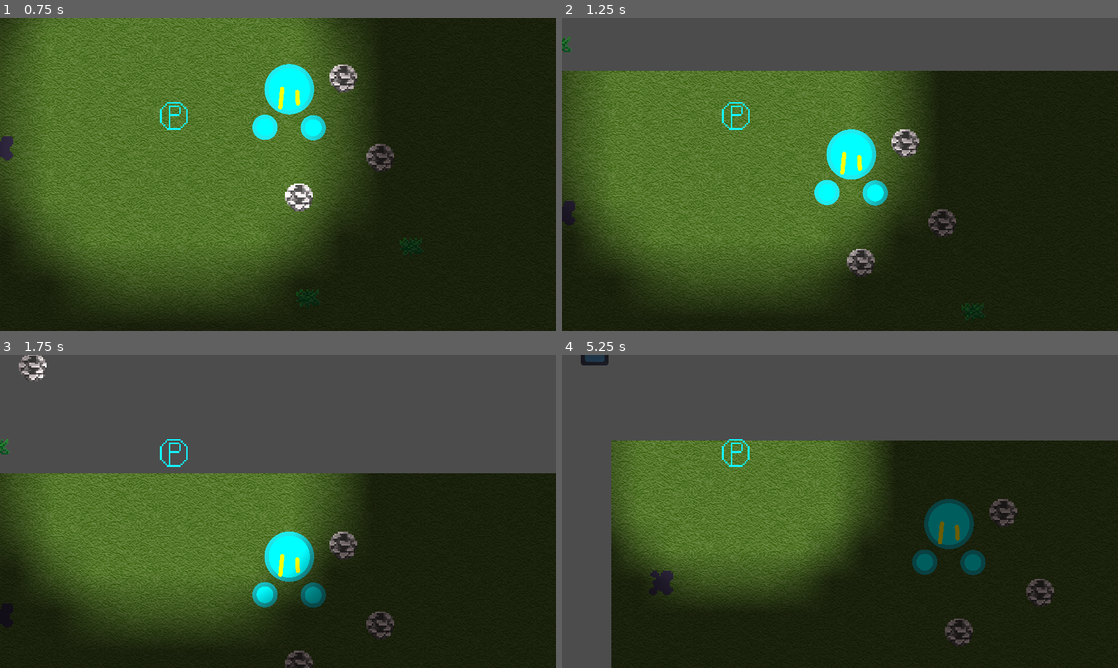
Above: before the commit, frames 1-4 (two rows, left to right).
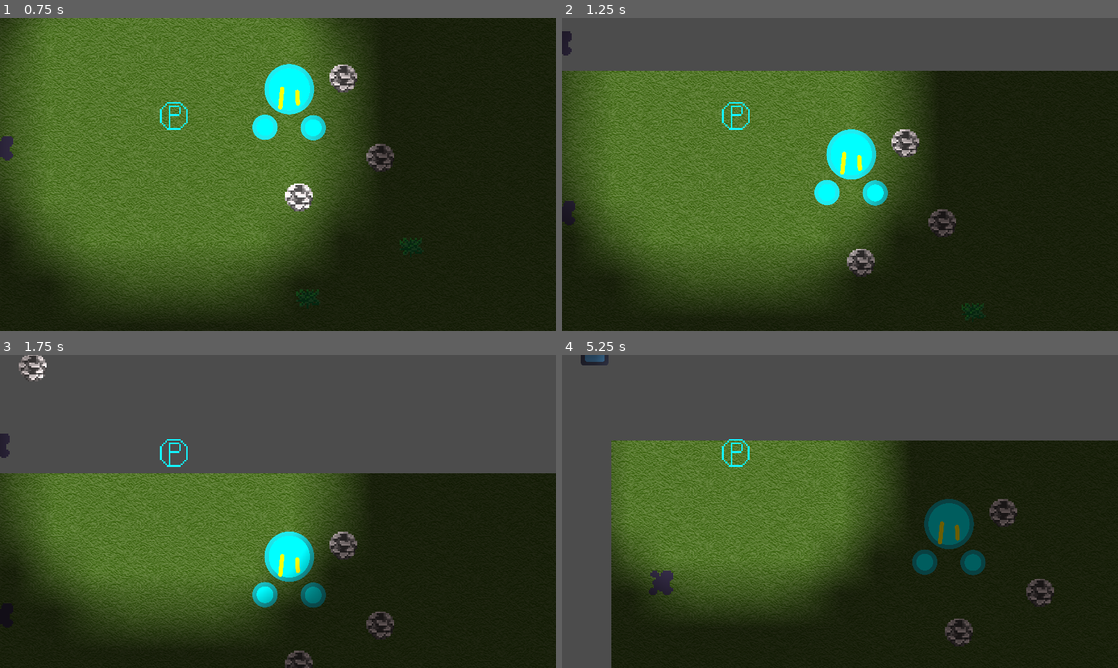
Above: after the commit, the same moments.

Repository: DarrellWulff/GGJProject
Game: Godot game, scene res://World.tscn
Same seed, same stepped clock (60 frames per second), same inputs: the game is played once before the commit and once after it. The engine's default icon, where the game draws it, is replaced by a stand-in: a white triangle on a blue panel in a dark square.
Inputs:
- Up to frame 1 (0.75 s): tap Enter at 0.5 s; hold W (Input_Up) from 0.53 s (still down); hold Enter from 0.53 s (still down)
- Up to frame 2 (1.25 s): keep holding W (Input_Up); keep holding Enter
- Up to frame 3 (1.75 s): keep holding W (Input_Up); release Enter at 1.28 s; tap Enter at 1.35 s
- Up to frame 4 (5.25 s): release W (Input_Up) at 2.03 s; hold Enter 2.03-2.78 s; hold A (Input_Left) 2.03-3.53 s; tap Enter at 2.85, 4.35 s; hold S (Input_Down) 3.53-4.28 s; hold Enter 3.53-4.28 s; hold D (Input_Right) 4.28-5.03 s; hold W (Input_Up) from 5.03 s (still down); hold Enter from 5.03 s (still down)

Frame 1 is identical in both runs. In frame 2, 0.1% of the frame differs, in the area x 0-2%, y 4-12%; in frame 3, 0.1%; in frame 4, 1.5%, in the area x 6-61%, y 0-84%.

Commit message:
Added Enemy AI

Diff:
--- a/GGJ2021Project/Entities/Enemy.gd
+++ b/GGJ2021Project/Entities/Enemy.gd
@@ -1,20 +1,21 @@
 extends KinematicBody2D
+
+const IS_PLAYER = false;
 
 const SPEED : float = 200.0;
 const SIGHT_DISTANCE : int = 200;
 
-signal closestCampfire(position);
+func updateMovement(delta, player, closestCampfire):
+	var direction : Vector2 = player.position - self.position;
 
-func updateMovement(delta):
-	var closestCampire = emit_signal("closestCampfire", self.position);
-	var direction : Vector2;
+	if closestCampfire:
+		direction = closestCampfire.position - self.position;
+		if direction.length() >= self.SIGHT_DISTANCE:
+			direction = player.position - self.position;
+	else:
+		direction = player.position - self.position;
 
-	if closestCampire:
-		direction = closestCampire.position - self.position;
-	else:
-		direction = Vector2(0.0, 0.0);
-
-	var velocity : Vector2 = self.SPEED * delta * direction;
+	var velocity : Vector2 = self.SPEED * delta * direction.normalized();
 
 	if velocity.length() > 0:
 		var collision = move_and_collide(velocity);
@@ -23,7 +24,3 @@
 			self.position += velocity;
 
 	pass;
-
-func _physics_process(delta):
-	updateMovement(delta);
-	pass;
--- a/GGJ2021Project/Entities/Player.gd
+++ b/GGJ2021Project/Entities/Player.gd
@@ -1,4 +1,6 @@
 extends KinematicBody2D
+
+const IS_PLAYER = true;
 
 const INPUT_STARTUP = 4;
 var input : Input2D = Input2D.new(INPUT_STARTUP);
--- a/GGJ2021Project/Leaf.gd
+++ b/GGJ2021Project/Leaf.gd
@@ -2,5 +2,6 @@
 
 
 func _on_Leaf_body_entered(body):
-	body.leaf_collected()
+	if body.IS_PLAYER:
+		body.leaf_collected()
 	queue_free()
--- a/GGJ2021Project/Stick.gd
+++ b/GGJ2021Project/Stick.gd
@@ -2,5 +2,6 @@
 
 
 func _on_Stick_body_entered(body):
-	body.stick_collected()
+	if body.IS_PLAYER:
+		body.stick_collected()
 	queue_free()
--- a/GGJ2021Project/Tar.gd
+++ b/GGJ2021Project/Tar.gd
@@ -2,5 +2,6 @@
 
 
 func _on_Tar_body_entered(body):
-	body.tar_collected()
+	if body.IS_PLAYER:
+		body.tar_collected()
 	queue_free()
--- a/GGJ2021Project/World.gd
+++ b/GGJ2021Project/World.gd
@@ -4,6 +4,7 @@
 const MAX_SPAWNED_OBJECTS : int = 10;
 const MAX_CHECK_COUNT : int = 50;
 
+enum { STICK, LEAF, TAR, BOULDER, TREE, CAMPFIRE, ENEMY };
 const END_SPAWN_RATE : int = 128;
 const STICK_SPAWN_RATE : int = 64;
 const LEAF_SPAWN_RATE : int = 64;
@@ -11,18 +12,21 @@
 const BOULDER_SPAWN_RATE : int = 128;
 const TREE_SPAWN_RATE : int = 128;
 const CAMPFIRE_SPAWN_RATE : int = 8;
-const SPAWN_RATE_SUM : int = END_SPAWN_RATE + STICK_SPAWN_RATE + LEAF_SPAWN_RATE + TAR_SPAWN_RATE + BOULDER_SPAWN_RATE + TREE_SPAWN_RATE + CAMPFIRE_SPAWN_RATE;
+const ENEMY_SPAWN_RATE : int = 32;
+const SPAWN_RATE_SUM : int = END_SPAWN_RATE + STICK_SPAWN_RATE + LEAF_SPAWN_RATE + TAR_SPAWN_RATE + BOULDER_SPAWN_RATE + TREE_SPAWN_RATE + CAMPFIRE_SPAWN_RATE + ENEMY_SPAWN_RATE;
 
 onready var screenSize = get_viewport().size;
 onready var boxSize : int = screenSize.x / 2;
 onready var halfBoxSize : int = boxSize / 2;
+onready var player = get_node("View").get_node("Player");
 
 var visitedBoxes = {};
 var lastVisitedBox : int;
+var enemies = [];
 
 func _ready():
 	randomize();
-	self.visitedBoxes[0] = true;
+	self.visitedBoxes[0] = [];
 	self.lastVisitedBox = 1;
 	pass;
 
@@ -100,27 +104,31 @@
 
 	sum += self.STICK_SPAWN_RATE;
 	if value <= (sum / self.SPAWN_RATE_SUM):
-		return [load("res://Objects//Stick.tscn"), false];
+		return [load("res://Objects//Stick.tscn"), STICK];
 
 	sum += self.LEAF_SPAWN_RATE;
 	if value <= (sum / self.SPAWN_RATE_SUM):
-		return [load("res://Objects//Leaf.tscn"), false];
+		return [load("res://Objects//Leaf.tscn"), LEAF];
 
 	sum += self.TAR_SPAWN_RATE;
 	if value <= (sum / self.SPAWN_RATE_SUM):
-		return [load("res://Objects//Tar.tscn"), false];
+		return [load("res://Objects//Tar.tscn"), TAR];
 
 	sum += self.BOULDER_SPAWN_RATE;
 	if value <= (sum / self.SPAWN_RATE_SUM):
-		return [load("res://Objects//Boulder.tscn"), false];
+		return [load("res://Objects//Boulder.tscn"), BOULDER];
 
 	sum += self.TREE_SPAWN_RATE;
 	if value <= (sum / self.SPAWN_RATE_SUM):
-		return [load("res://Objects//Tree.tscn"), false];
+		return [load("res://Objects//Tree.tscn"), TREE];
 
 	sum += self.CAMPFIRE_SPAWN_RATE;
-	if value <= (sum / self.CAMPFIRE_SPAWN_RATE):
-		return [load("res://Objects//Campfire.tscn"), true];
+	if value <= (sum / self.SPAWN_RATE_SUM):
+		return [load("res://Objects//Campfire.tscn"), CAMPFIRE];
+
+	sum += self.ENEMY_SPAWN_RATE;
+	if value <= (sum / self.SPAWN_RATE_SUM):
+		return [load("res://Entities//Enemy.tscn"), ENEMY];
 
 	else:
 		return null;
@@ -134,7 +142,7 @@
 	return true;
 
 func generateRandomObjects(positionMin : Vector2, positionMax : Vector2):
-	var storedObjects = [];
+	var campfires = [];
 	var objects = [];
 	var objectSet = getRandomObject();
 	var checkCount = 0;
@@ -161,13 +169,15 @@
 		add_child(object);
 		object.position = randomPosition;
 		objects.append(object);
-		if objectSet[1]:
-			storedObjects.append(object);
+		if objectSet[1] == self.CAMPFIRE:
+			campfires.append(object);
+		elif objectSet[1] == self.ENEMY:
+			self.enemies.append(object);
 		if len(objects) > MAX_SPAWNED_OBJECTS:
 			break;
 		objectSet = getRandomObject();
 
-	return storedObjects;
+	return campfires;
 
 func createWorldBox(layerX : int, layerY : int, boxNum : int):
 	var positionMin : Vector2 = Vector2(layerX * self.boxSize - self.halfBoxSize + self.MIN_SPAWN_DISTANCE / 4, layerY * self.boxSize - self.halfBoxSize  + self.MIN_SPAWN_DISTANCE / 4);
@@ -212,11 +222,12 @@
 	var closest = null;
 	var distance = 2 * self.boxSize;
 
-	for campfire in self.visitedBoxes[boxNum]:
-		var currentDistance = (campfire.position - position).length();
-		if currentDistance < distance:
-			closest = campfire;
-			distance = currentDistance;
+	if self.visitedBoxes.has(boxNum):
+		for campfire in self.visitedBoxes[boxNum]:
+			var currentDistance = (campfire.position - position).length();
+			if currentDistance < distance:
+				closest = campfire;
+				distance = currentDistance;
 
 	return [closest, distance];
 
@@ -283,3 +294,9 @@
 		closestCampfire = getClosestCampfireInBox(position, layerX - 1, layerY - 1);
 
 	return closestCampfire[0];
+
+
+func _physics_process(delta):
+	for enemy in self.enemies:
+		enemy.updateMovement(delta, self.player, getClosestCampfire(enemy.position));
+	pass;
